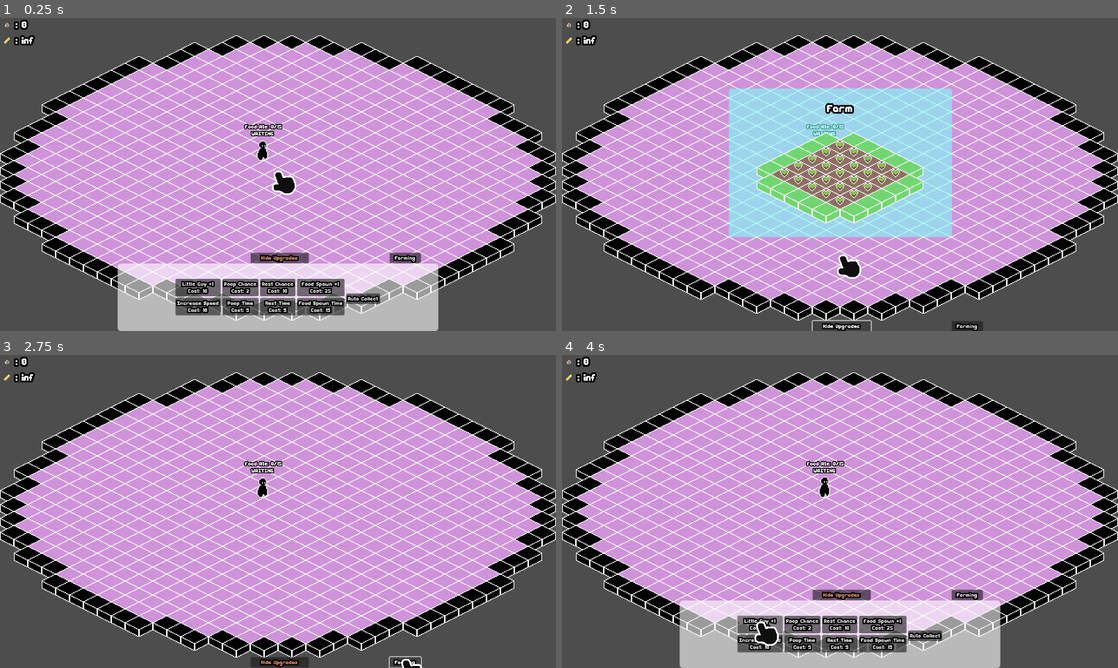
Above: before the commit, frames 1-4 (two rows, left to right).
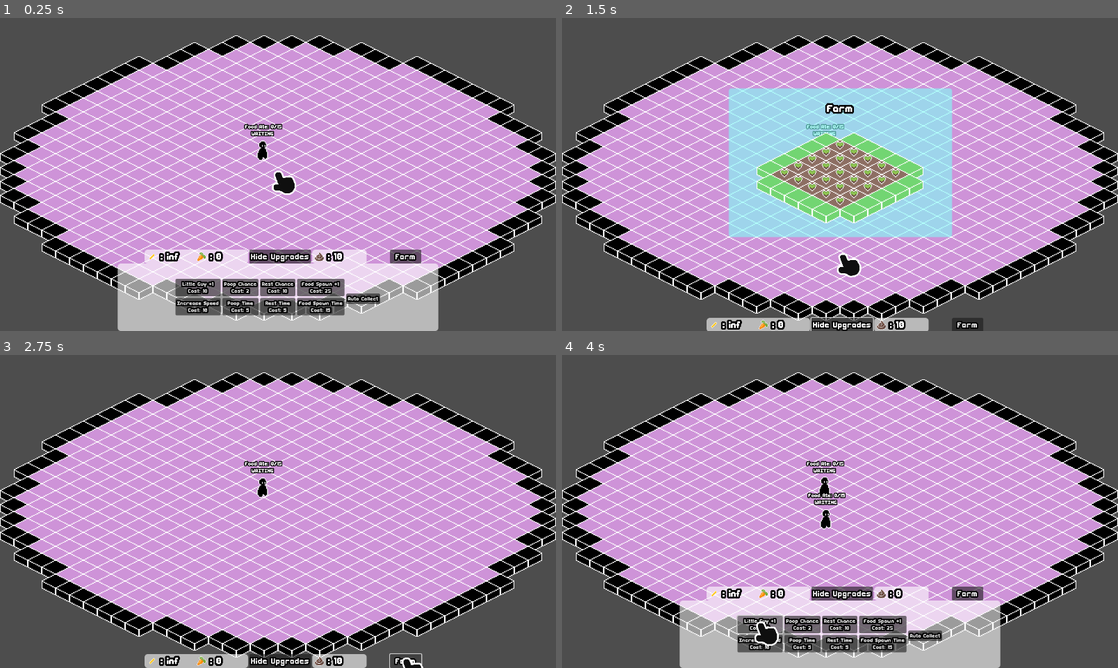
Above: after the commit, the same moments.

Repository: FennecKii/gdtv-jam-2025
Game: Godot game, scene res://main.tscn
The game is run twice, just before and just after one commit, with the same random seed, the same clock (stepped at 60 frames per second) and the same inputs. The project has no main scene, so this scene is started directly.
Inputs:
- Up to frame 1 (0.25 s): no input
- Up to frame 2 (1.5 s): click "Farming" (after the commit: "Farm") at 0.5 s; click "Hide Upgrades" at 1.25 s
- Up to frame 3 (2.75 s): click "Farming" (after the commit: "Farm") at 2 s
- Up to frame 4 (4 s): click "Hide Upgrades" at 2.75 s; click "Little Guy +1 Cost: 10" at 3.5 s

The runs differ from the first frame. In frame 1, 1.9% of the frame differs, in the area x 0-76%, y 0-79%; in frame 2, 1.9%; in frame 3, 1.9%; in frame 4, 2.2%.

Commit message:
carrot item implementation

Diff:
--- /dev/null
+++ b/crop/carrot/carrot.gd
@@ -0,0 +1,45 @@
+extends Node2D
+
+@export var tile_coord: Vector2i
+@export var grabbed: bool = false
+@export var detectable: bool = false
+
+var can_pickup: bool = false
+
+@onready var mouse_detection: CollisionShape2D = $"Mouse Detection/Mouse Detection"
+@onready var mouse_detection_area: Area2D = $"Mouse Detection"
+@onready var little_guy_detection: CollisionShape2D = $"Little Guy Detection/Little Guy Detection"
+
+
+func _ready() -> void:
+	add_to_group("carrot")
+	if detectable:
+		add_to_group("food")
+		Global.play_squash_stretch(self)
+
+
+func _process(delta: float) -> void:
+	if can_pickup and Input.is_action_just_pressed("Click"):
+		Global.common_carrot_amount += 1
+		queue_free()
+
+	if detectable:
+		little_guy_detection.disabled = false
+	elif not detectable:
+		little_guy_detection.disabled = true
+
+	if detectable:
+		add_to_group("food")
+
+func _on_mouse_detection_mouse_entered() -> void:
+	can_pickup = true
+
+
+func _on_mouse_detection_mouse_exited() -> void:
+	can_pickup = false
+
+
+func _on_little_guy_detection_body_entered(body: Node2D) -> void:
+	if body.is_in_group("little guy"):
+		SignalBus.food_collected.emit(body, tile_coord)
+		queue_free()
--- a/crop/carrot/carrot.tscn
+++ b/crop/carrot/carrot.tscn
@@ -1,9 +1,108 @@
-[gd_scene load_steps=2 format=3 uid="uid://dxuvwm640hqpj"]
+[gd_scene load_steps=8 format=3 uid="uid://dxuvwm640hqpj"]
 
+[ext_resource type="Script" uid="uid://cuf1b04x6xvmh" path="res://crop/carrot/carrot.gd" id="1_g2xw8"]
 [ext_resource type="Texture2D" uid="uid://bix8rbl7s0jru" path="res://crop/carrot/Common Carrot.png" id="1_wxtyv"]
 
+[sub_resource type="Animation" id="Animation_g2xw8"]
+resource_name = "idle"
+length = 0.857157
+loop_mode = 1
+step = 0.142857
+tracks/0/type = "value"
+tracks/0/imported = false
+tracks/0/enabled = true
+tracks/0/path = NodePath("Sprite2D:texture")
+tracks/0/interp = 1
+tracks/0/loop_wrap = true
+tracks/0/keys = {
+"times": PackedFloat32Array(0),
+"transitions": PackedFloat32Array(1),
+"update": 1,
+"values": [ExtResource("1_wxtyv")]
+}
+tracks/1/type = "value"
+tracks/1/imported = false
+tracks/1/enabled = true
+tracks/1/path = NodePath("Sprite2D:position")
+tracks/1/interp = 2
+tracks/1/loop_wrap = true
+tracks/1/keys = {
+"times": PackedFloat32Array(0, 0.142857, 0.285714, 0.428571, 0.571429, 0.714286, 0.857143),
+"transitions": PackedFloat32Array(1, 1, 1, 1, 1, 1, 1),
+"update": 0,
+"values": [Vector2(0, 0), Vector2(0, -2), Vector2(0, -5.5), Vector2(0, -7), Vector2(0, -5.5), Vector2(0, -2), Vector2(0, 0)]
+}
+
+[sub_resource type="Animation" id="Animation_dosg1"]
+length = 0.001
+tracks/0/type = "value"
+tracks/0/imported = false
+tracks/0/enabled = true
+tracks/0/path = NodePath("Sprite2D:texture")
+tracks/0/interp = 1
+tracks/0/loop_wrap = true
+tracks/0/keys = {
+"times": PackedFloat32Array(0),
+"transitions": PackedFloat32Array(1),
+"update": 1,
+"values": [ExtResource("1_wxtyv")]
+}
+tracks/1/type = "value"
+tracks/1/imported = false
+tracks/1/enabled = true
+tracks/1/path = NodePath("Sprite2D:position")
+tracks/1/interp = 1
+tracks/1/loop_wrap = true
+tracks/1/keys = {
+"times": PackedFloat32Array(0),
+"transitions": PackedFloat32Array(1),
+"update": 0,
+"values": [Vector2(0, 0)]
+}
+
+[sub_resource type="AnimationLibrary" id="AnimationLibrary_dosg1"]
+_data = {
+&"RESET": SubResource("Animation_dosg1"),
+&"idle": SubResource("Animation_g2xw8")
+}
+
+[sub_resource type="CircleShape2D" id="CircleShape2D_g2xw8"]
+
+[sub_resource type="CircleShape2D" id="CircleShape2D_dosg1"]
+radius = 11.6585
+
 [node name="Carrot" type="Node2D"]
+z_index = 1
 y_sort_enabled = true
+script = ExtResource("1_g2xw8")
 
 [node name="Sprite2D" type="Sprite2D" parent="."]
 texture = ExtResource("1_wxtyv")
+offset = Vector2(0, -7)
+
+[node name="AnimationPlayer" type="AnimationPlayer" parent="."]
+libraries = {
+&"": SubResource("AnimationLibrary_dosg1")
+}
+autoplay = "idle"
+
+[node name="Mouse Detection" type="Area2D" parent="."]
+collision_layer = 4
+collision_mask = 32768
+
+[node name="Mouse Detection" type="CollisionShape2D" parent="Mouse Detection"]
+position = Vector2(0, -4)
+scale = Vector2(1.11374, 0.780665)
+shape = SubResource("CircleShape2D_g2xw8")
+
+[node name="Little Guy Detection" type="Area2D" parent="."]
+collision_layer = 4
+
+[node name="Little Guy Detection" type="CollisionShape2D" parent="Little Guy Detection"]
+position = Vector2(0, -4)
+scale = Vector2(0.660513, 0.525465)
+shape = SubResource("CircleShape2D_dosg1")
+
+[connection signal="mouse_entered" from="Mouse Detection" to="." method="_on_mouse_detection_mouse_entered"]
+[connection signal="mouse_exited" from="Mouse Detection" to="." method="_on_mouse_detection_mouse_exited"]
+[connection signal="body_entered" from="Little Guy Detection" to="." method="_on_little_guy_detection_body_entered"]
--- a/crop/carrot/carrot_tile.gd
+++ b/crop/carrot/carrot_tile.gd
@@ -1,27 +1,29 @@
 extends Sprite2D
 
-@export var growth_time: float = 10.0
+
+@onready var poop_collision: CollisionShape2D = $"Poop Detection/Poop Collision"
+
+@export var growth_time: float = 8
 
 func _ready() -> void:
 	frame = 0
 
 
 func _grow_carrot() -> void:
-	await get_tree().create_timer(growth_time/4).timeout
+	await get_tree().create_timer(randf_range(growth_time/4 - 1, growth_time/4 +1)).timeout
 	frame += 1
 
 
 func _on_poop_detection_area_entered(area: Area2D) -> void:
-	if area.is_in_group("poop"):
-		print("woah")
 	if area == Global.poop_detection_area and area.is_in_group("poop"):
 		SignalBus.carrot_fertilized.emit(area)
+		poop_collision.disabled = true
 		for i in range(3):
 			await _grow_carrot()
-		await get_tree().create_timer(growth_time/4).timeout
+		await get_tree().create_timer(1).timeout
 		frame = 0
-		print("got carrot!")
-		# Spawn carrot item
+		SignalBus.spawn_carrot.emit(global_position)
+		poop_collision.disabled = false
 
 
 func _on_poop_detection_mouse_entered() -> void:
--- a/farm_land_minigame.gd
+++ b/farm_land_minigame.gd
@@ -1,13 +1,15 @@
 extends Node2D
-
 
 @export var carrot_crops_node: Node2D
 @export var dirt_tilemap_layer: TileMapLayer
+@export var y_sort_node: Node2D
+
 
 var dirt_tiles: Array[Vector2i]
 
 func _ready() -> void:
 	SignalBus.farm_pressed.connect(_on_farm_pressed)
+	SignalBus.spawn_carrot.connect(_on_spawn_carrot)
 	dirt_tiles = dirt_tilemap_layer.get_used_cells()
 	for tile in dirt_tiles:
 		var tile_position = dirt_tilemap_layer.to_global(dirt_tilemap_layer.map_to_local(tile))
@@ -18,7 +20,18 @@
 	var carrot_crop_instance: Node = Global.carrot_crop_scene.instantiate()
 	carrot_crop_instance.global_position = crop_position
 	carrot_crops_node.add_child(carrot_crop_instance)
+	Global.play_squash_stretch(carrot_crop_instance)
 
 
 func _on_farm_pressed() -> void:
 	visible = !visible
+
+
+func _on_spawn_carrot(spawn_position: Vector2) -> void:
+	_spawn_carrot(spawn_position)
+
+
+func _spawn_carrot(spawn_position) -> void:
+	var carrot_instance: Node = Global.carrot_scene.instantiate()
+	carrot_instance.global_position = spawn_position
+	y_sort_node.add_child(carrot_instance)
--- a/farm_land_minigame.tscn
+++ b/farm_land_minigame.tscn
@@ -4,11 +4,12 @@
 [ext_resource type="Script" uid="uid://cvbm2vbbr0v0w" path="res://farm_land_minigame.gd" id="1_ombsc"]
 [ext_resource type="Theme" uid="uid://fdpmfrapgg3p" path="res://resources/themes/game_theme.tres" id="2_bdh6n"]
 
-[node name="Farm Land Minigame" type="Node2D" node_paths=PackedStringArray("carrot_crops_node", "dirt_tilemap_layer")]
+[node name="Farm Land Minigame" type="Node2D" node_paths=PackedStringArray("carrot_crops_node", "dirt_tilemap_layer", "y_sort_node")]
 z_index = 1
 script = ExtResource("1_ombsc")
 carrot_crops_node = NodePath("Y-sort/Carrot Crops")
 dirt_tilemap_layer = NodePath("Y-sort/Dirt Layer")
+y_sort_node = NodePath("Y-sort")
 
 [node name="Panel" type="Panel" parent="."]
 self_modulate = Color(4.945, 13.641, 9.728, 1)
--- a/food/fry/fry.tscn
+++ b/food/fry/fry.tscn
@@ -67,7 +67,7 @@
 }
 
 [sub_resource type="CircleShape2D" id="CircleShape2D_b7sn1"]
-radius = 9.0
+radius = 7.0
 
 [node name="Fry" type="Node2D"]
 y_sort_enabled = true
--- a/globals/Global.gd
+++ b/globals/Global.gd
@@ -3,6 +3,7 @@
 @onready var littleguy_scene: PackedScene = preload("res://little guy/little_guy.tscn")
 @onready var poop_scene: PackedScene = preload("res://poop/poop.tscn")
 @onready var fry_scene: PackedScene = preload("res://food/fry/fry.tscn")
+@onready var carrot_scene: PackedScene = preload("res://crop/carrot/carrot.tscn")
 @onready var carrot_crop_scene: PackedScene = preload("res://crop/carrot/carrot_tile.tscn")
 
 
@@ -19,16 +20,19 @@
 var poop_detection_area: Area2D
 var food_group: Node2D
 
-var common_poops_collected: int = 0
+var common_poops_collected: int = 10
 var common_food_amount: float = INF
+var common_carrot_amount: int = 0
 
 # UI interaction
 var cursor_interacted: bool = false
 var cursor_grabbing: bool = false
 var cursor_common_poop_interacted: bool = false
 var cursor_common_food_interacted: bool = false
+var cursor_common_carrot_interacted: bool = false
 var common_poop_grabbed: bool = false
 var common_food_grabbed: bool = false
+var common_carrot_grabbed: bool = false
 
 #TODO implement all the buttons and buying
 
@@ -44,10 +48,13 @@
 var rest_time: float = 9					# Time it takes for little guy to rest when in rest state
 var rest_chance: float = 0.20				# Chance for little guy to take a rest when in collect state
 
-# Fry parameters
+# Food parameters
 var food_spawn_auto: bool = false		# If food gets auto spawned #TODO implement
 var food_spawn_time: float = 20.0		# Time it takes for food to spawn on the map
 var food_spawn_amount: int = 1			# Number of food that spawns
+var carrot_spawn_auto: bool = false		# If carrot gets auto spawned #TODO implement
+var carrot_spawn_time: float = 20.0		# Time it takes for carrot to spawn on the map #TODO implement
+var carrot_spawn_amount: int = 1		# Number of carrot that spawns #TODO implement
 
 func play_squash_stretch(object: Node):
 	var tween = create_tween()
--- a/globals/SignalBus.gd
+++ b/globals/SignalBus.gd
@@ -5,3 +5,4 @@
 signal add_little_guy
 signal farm_pressed
 signal carrot_fertilized(detection: Area2D)
+signal spawn_carrot(spawn_position: Vector2)
--- a/globals/components/spawner_component.gd
+++ b/globals/components/spawner_component.gd
@@ -48,6 +48,23 @@
 		food_group.add_child(food_instance)
 		tilemap_layer_ground.set_cell(spawn_coord, Global.tileset_soft_ground_source_id, Vector2i(randi_range(0, Global.tileset_soft_ground_atlas_size.x), randi_range(0, Global.tileset_soft_ground_atlas_size.y)))
 
+
+func spawn_carrot() -> void:
+	var spawn_coord: Vector2i = tilemap_coords.pick_random()
+	while food_pool.has(spawn_coord) == true:
+		spawn_coord = tilemap_coords.pick_random()
+	if food_pool.has(spawn_coord) == false and Global.common_carrot_amount > 0:
+		Global.common_carrot_amount -= 1
+		food_pool.append(spawn_coord)
+		var spawn_position: Vector2 = tilemap_layer_ground.to_global(tilemap_layer_ground.map_to_local(spawn_coord))
+		var food_instance: Node2D = Global.carrot_scene.instantiate()
+		food_instance.global_position = spawn_position
+		food_instance.tile_coord = spawn_coord
+		food_instance.detectable = true
+		food_group.add_child(food_instance)
+		tilemap_layer_ground.set_cell(spawn_coord, Global.tileset_soft_ground_source_id, Vector2i(randi_range(0, Global.tileset_soft_ground_atlas_size.x), randi_range(0, Global.tileset_soft_ground_atlas_size.y)))
+
+
 func spawn_littleguy() -> void:
 	var littleguy_instance: Node2D = Global.littleguy_scene.instantiate()
 	var rand_angle: float = randf_range(0, 2*PI)
--- a/little guy/little_guy.gd
+++ b/little guy/little_guy.gd
@@ -148,7 +148,7 @@
 		await get_tree().create_timer(Global.poop_time).timeout
 		pooping = false
 		if guaranteed_poop:
-			guaranteed_poops = food_pool % Global.littleguy_max_food_pool
+			guaranteed_poops = int(food_pool / Global.littleguy_max_food_pool)
 			for i in range(guaranteed_poops):
 				var poop_instance: Node = Global.poop_scene.instantiate()
 				poop_instance.global_position = global_position
--- a/project.godot
+++ b/project.godot
@@ -34,6 +34,7 @@
 food="For all the foods"
 poop="For all the poop"
 "little guy"=""
+carrot=""
 
 [gui]
 
--- a/region/test.gd
+++ b/region/test.gd
@@ -3,11 +3,14 @@
 @export var spawner_component: SpawnerComponent
 
 var food_spawned: bool = false
+var carrot_spawned: bool = false
 
 var common_poop_instance: Node
 var common_food_instance: Node
+var common_carrot_instance: Node
 
 @onready var food_timer: Timer = $"Food Timer"
+@onready var carrot_timer: Timer = $"Carrot Timer"
 @onready var food_group: Node2D = $"Y-Sort/Food Group"
 @onready var poop_group: Node2D = $"Y-Sort/Poop Group"
 
@@ -17,16 +20,25 @@
 	if not spawner_component:
 		assert(spawner_component, "%s not found." %spawner_component)
 	food_timer.wait_time = Global.food_spawn_time
+	carrot_timer.wait_time = Global.carrot_spawn_time
 	food_timer.start()
+	carrot_timer.start()
 	Global.food_group = food_group
 	Global.poop_group = poop_group
 	SignalBus.add_little_guy.connect(_on_add_little_guy)
 
 
 func _process(delta: float) -> void:
+	food_timer.wait_time = Global.food_spawn_time
+	carrot_timer.wait_time = Global.carrot_spawn_time
+
 	if Global.food_spawn_auto:
 		_process_food()
 		_update_timer()
+
+	if Global.carrot_spawn_auto:
+		_process_carrot()
+		_update_carrot_timer()
 
 	_grab_item()
 	_release_item()
@@ -34,7 +46,8 @@
 		common_poop_instance.global_position = lerp(common_poop_instance.global_position, get_global_mouse_position(), 17 * delta)
 	if Global.cursor_grabbing and Global.common_food_grabbed and common_food_instance:
 		common_food_instance.global_position = lerp(common_food_instance.global_position, get_global_mouse_position() + Vector2(0, 10), 17 * delta)
-
+	if Global.cursor_grabbing and Global.common_carrot_grabbed and common_carrot_instance:
+		common_carrot_instance.global_position = lerp(common_carrot_instance.global_position, get_global_mouse_position() + Vector2(0, 5), 17 * delta)
 
 func _process_food() -> void:
 	if food_spawned:
@@ -51,6 +64,23 @@
 		return
 	elif food_timer.is_stopped():
 		food_spawned = false
+
+
+func _process_carrot() -> void:
+	if carrot_spawned:
+		return
+	elif not carrot_spawned:
+		for carrot_count in range(Global.carrot_spawn_amount):
+			spawner_component.spawn_carrot()
+		carrot_spawned = true
+		carrot_timer.start()
+
+
+func _update_carrot_timer() -> void:
+	if not carrot_timer.is_stopped():
+		return
+	elif carrot_timer.is_stopped():
+		carrot_spawned = false
 
 
 func _grab_item() -> void:
@@ -70,6 +100,13 @@
 			common_food_instance.global_position = get_global_mouse_position()
 			common_food_instance.detectable = false
 			food_group.add_child(common_food_instance)
+		elif Global.cursor_common_carrot_interacted and Global.common_carrot_amount > 0:
+			Global.common_carrot_amount -= 1
+			Global.common_carrot_grabbed = true
+			common_carrot_instance = Global.carrot_scene.instantiate()
+			common_carrot_instance.global_position = get_global_mouse_position()
+			common_carrot_instance.detectable = false
+			food_group.add_child(common_carrot_instance)
 
 
 func _release_item() -> void:
@@ -91,6 +128,15 @@
 			if Global.cursor_common_food_interacted:
 				common_food_instance.queue_free()
 				Global.common_food_grabbed = false
+		if not Global.cursor_interacted and Global.common_carrot_grabbed and common_carrot_instance:
+			Global.play_squash_stretch(common_carrot_instance)
+			common_carrot_instance.detectable = true
+			Global.common_carrot_grabbed = false
+		elif Global.cursor_interacted and Global.common_carrot_grabbed:
+			if Global.cursor_common_carrot_interacted:
+				common_carrot_instance.queue_free()
+				Global.common_carrot_amount += 1
+				Global.common_carrot_grabbed = false
 		Global.cursor_grabbing = false
 
 
--- a/region/test.tscn
+++ b/region/test.tscn
@@ -14,6 +14,9 @@
 food_group = NodePath("../Y-Sort/Food Group")
 
 [node name="Food Timer" type="Timer" parent="."]
+one_shot = true
+
+[node name="Carrot Timer" type="Timer" parent="."]
 one_shot = true
 
 [node name="Y-Sort" type="Node2D" parent="."]
--- a/ui/HUD.tscn
+++ b/ui/HUD.tscn
@@ -2,12 +2,9 @@
 
 [ext_resource type="Script" uid="uid://dmqyymrsbdruw" path="res://ui/hud.gd" id="1_aaqae"]
 [ext_resource type="Theme" uid="uid://dudw4v7l7mn73" path="res://resources/themes/main_theme.tres" id="1_wxbmk"]
-[ext_resource type="Texture2D" uid="uid://la4u5ppsx3vl" path="res://poop/Poop-Sheet (Small).png" id="3_pom5v"]
+[ext_resource type="Texture2D" uid="uid://dgw24flarvgs6" path="res://poop/Poop.png" id="2_jd13s"]
 [ext_resource type="Texture2D" uid="uid://jp7205db1clh" path="res://food/fry/Fry.png" id="4_pfnlp"]
-
-[sub_resource type="AtlasTexture" id="AtlasTexture_3q2by"]
-atlas = ExtResource("3_pom5v")
-region = Rect2(0, 0, 32, 32)
+[ext_resource type="Texture2D" uid="uid://bix8rbl7s0jru" path="res://crop/carrot/Common Carrot.png" id="4_pom5v"]
 
 [node name="HUD Control" type="Control"]
 z_index = 1
@@ -20,34 +17,6 @@
 mouse_filter = 2
 theme = ExtResource("1_wxbmk")
 script = ExtResource("1_aaqae")
-
-[node name="VBoxContainer" type="VBoxContainer" parent="."]
-layout_mode = 0
-offset_right = 96.0
-offset_bottom = 68.0
-scale = Vector2(1, 0.996396)
-
-[node name="Poop" type="HBoxContainer" parent="VBoxContainer"]
-layout_mode = 2
-
-[node name="PoopTexture" type="TextureRect" parent="VBoxContainer/Poop"]
-layout_mode = 2
-texture = SubResource("AtlasTexture_3q2by")
-
-[node name="Poops" type="Label" parent="VBoxContainer/Poop"]
-layout_mode = 2
-text = "Common Poops"
-
-[node name="Food" type="HBoxContainer" parent="VBoxContainer"]
-layout_mode = 2
-
-[node name="FoodTexture" type="TextureRect" parent="VBoxContainer/Food"]
-layout_mode = 2
-texture = ExtResource("4_pfnlp")
-
-[node name="Foods" type="Label" parent="VBoxContainer/Food"]
-layout_mode = 2
-text = "Common Food"
 
 [node name="Panel" type="Panel" parent="."]
 self_modulate = Color(100, 100, 100, 1)
@@ -62,32 +31,82 @@
 grow_horizontal = 2
 grow_vertical = 0
 
-[node name="HBoxContainer" type="HBoxContainer" parent="Panel"]
+[node name="Panel2" type="Panel" parent="Panel"]
 layout_mode = 0
-offset_right = 40.0
-offset_bottom = 40.0
-
-[node name="HBoxContainer2" type="HBoxContainer" parent="Panel"]
+offset_left = 62.0
+offset_top = -32.0
+offset_right = 300.0
+
+[node name="HBoxContainer" type="HBoxContainer" parent="Panel/Panel2"]
 layout_mode = 0
-offset_right = 40.0
-offset_bottom = 40.0
+offset_left = 1.0
+offset_right = 193.0
+offset_bottom = 32.0
+
+[node name="Food" type="HBoxContainer" parent="Panel/Panel2/HBoxContainer"]
+custom_minimum_size = Vector2(110, 0)
+layout_mode = 2
+
+[node name="FoodTexture" type="TextureRect" parent="Panel/Panel2/HBoxContainer/Food"]
+layout_mode = 2
+texture = ExtResource("4_pfnlp")
+
+[node name="Foods" type="Label" parent="Panel/Panel2/HBoxContainer/Food"]
+unique_name_in_owner = true
+layout_mode = 2
+text = ": 0"
+
+[node name="Carrot" type="HBoxContainer" parent="Panel/Panel2/HBoxContainer"]
+custom_minimum_size = Vector2(110, 0)
+layout_mode = 2
+
+[node name="CarrotTexture" type="TextureRect" parent="Panel/Panel2/HBoxContainer/Carrot"]
+layout_mode = 2
+texture = ExtResource("4_pom5v")
+
+[node name="Carrot" type="Label" parent="Panel/Panel2/HBoxContainer/Carrot"]
+unique_name_in_owner = true
+layout_mode = 2
+text = ": 0"
+
+[node name="Panel" type="Panel" parent="Panel"]
+layout_mode = 2
+offset_left = 448.0
+offset_top = -32.0
+offset_right = 573.0
+
+[node name="HBoxContainer2" type="HBoxContainer" parent="Panel/Panel"]
+layout_mode = 0
+offset_right = 176.0
+offset_bottom = 32.0
+
+[node name="Poop" type="HBoxContainer" parent="Panel/Panel/HBoxContainer2"]
+layout_mode = 2
+
+[node name="PoopTexture" type="TextureRect" parent="Panel/Panel/HBoxContainer2/Poop"]
+layout_mode = 2
+texture = ExtResource("2_jd13s")
+
+[node name="Poops" type="Label" parent="Panel/Panel/HBoxContainer2/Poop"]
+unique_name_in_owner = true
+layout_mode = 2
+text = ": 0"
 
 [node name="Farm" type="Button" parent="Panel"]
 layout_mode = 2
-offset_left = 626.0
-offset_top = -25.0
-offset_right = 698.0
-offset_bottom = -1.0
-text = "Farming
+offset_left = 627.0
+offset_top = -32.0
+offset_right = 699.0
+theme_override_font_sizes/font_size = 24
+text = "Farm
 "
 
 [node name="Hide Upgrades" type="Button" parent="Panel"]
 layout_mode = 2
-offset_left = 306.0
-offset_top = -25.0
-offset_right = 440.0
-offset_bottom = -1.0
-theme_override_colors/font_color = Color(0.831955, 0.535952, 0.433528, 1)
+offset_left = 303.0
+offset_top = -32.0
+offset_right = 445.0
+theme_override_font_sizes/font_size = 24
 text = "Hide Upgrades"
 
 [node name="CenterContainer" type="CenterContainer" parent="Panel"]
@@ -169,14 +188,18 @@
 layout_mode = 2
 text = "Auto Collect"
 
-[connection signal="mouse_entered" from="VBoxContainer/Poop" to="." method="_on_mouse_interaction_entered"]
-[connection signal="mouse_entered" from="VBoxContainer/Poop" to="." method="_on_common_poop_mouse_entered"]
-[connection signal="mouse_exited" from="VBoxContainer/Poop" to="." method="_on_mouse_interaction_exited"]
-[connection signal="mouse_exited" from="VBoxContainer/Poop" to="." method="_on_common_poop_mouse_exited"]
-[connection signal="mouse_entered" from="VBoxContainer/Food" to="." method="_on_mouse_interaction_entered"]
-[connection signal="mouse_entered" from="VBoxContainer/Food" to="." method="_on_common_food_mouse_entered"]
-[connection signal="mouse_exited" from="VBoxContainer/Food" to="." method="_on_mouse_interaction_exited"]
-[connection signal="mouse_exited" from="VBoxContainer/Food" to="." method="_on_common_food_mouse_exited"]
+[connection signal="mouse_entered" from="Panel/Panel2/HBoxContainer/Food" to="." method="_on_mouse_interaction_entered"]
+[connection signal="mouse_entered" from="Panel/Panel2/HBoxContainer/Food" to="." method="_on_common_food_mouse_entered"]
+[connection signal="mouse_exited" from="Panel/Panel2/HBoxContainer/Food" to="." method="_on_mouse_interaction_exited"]
+[connection signal="mouse_exited" from="Panel/Panel2/HBoxContainer/Food" to="." method="_on_common_food_mouse_exited"]
+[connection signal="mouse_entered" from="Panel/Panel2/HBoxContainer/Carrot" to="." method="_on_mouse_interaction_entered"]
+[connection signal="mouse_entered" from="Panel/Panel2/HBoxContainer/Carrot" to="." method="_on_common_carrot_mouse_entered"]
+[connection signal="mouse_exited" from="Panel/Panel2/HBoxContainer/Carrot" to="." method="_on_mouse_interaction_exited"]
+[connection signal="mouse_exited" from="Panel/Panel2/HBoxContainer/Carrot" to="." method="_on_common_carrot_mouse_exited"]
+[connection signal="mouse_entered" from="Panel/Panel/HBoxContainer2/Poop" to="." method="_on_mouse_interaction_entered"]
+[connection signal="mouse_entered" from="Panel/Panel/HBoxContainer2/Poop" to="." method="_on_common_poop_mouse_entered"]
+[connection signal="mouse_exited" from="Panel/Panel/HBoxContainer2/Poop" to="." method="_on_mouse_interaction_exited"]
+[connection signal="mouse_exited" from="Panel/Panel/HBoxContainer2/Poop" to="." method="_on_common_poop_mouse_exited"]
 [connection signal="pressed" from="Panel/Farm" to="." method="_on_farm_pressed"]
 [connection signal="pressed" from="Panel/Hide Upgrades" to="." method="_on_hide_upgrades_pressed"]
 [connection signal="pressed" from="Panel/CenterContainer/GridContainer/VBoxContainer/Add Little Guy" to="." method="_on_add_little_guy_pressed"]
--- a/ui/hud.gd
+++ b/ui/hud.gd
@@ -1,7 +1,8 @@
 extends Control
 
-@onready var common_poops_label: Label = $VBoxContainer/Poop/Poops
-@onready var common_foods_label: Label = $VBoxContainer/Food/Foods
+@onready var common_poops_label: Label = %Poops
+@onready var common_foods_label: Label = %Foods
+@onready var common_carrots_label: Label = %Carrot
 @onready var upgrades_panel: Panel = $Panel
 @onready var upgrades_panel_down_position: Vector2 = Vector2(upgrades_panel.position.x, upgrades_panel.position.y + upgrades_panel.size.y)
 @onready var upgrades_panel_up_position: Vector2 = upgrades_panel.position
@@ -12,11 +13,13 @@
 	SignalBus.poop_collected.connect(_on_poop_connected)
 	common_foods_label.text = str(": %s" %Global.common_food_amount)
 	common_poops_label.text = str(": %s" %Global.common_poops_collected)
+	common_carrots_label.text = str(": %s" %Global.common_carrot_amount)
 
 
 func _process(delta: float) -> void:
 	common_foods_label.text = str(": %s" %Global.common_food_amount)
 	common_poops_label.text = str(": %s" %Global.common_poops_collected)
+	common_carrots_label.text = str(": %s" %Global.common_carrot_amount)
 
 
 func _on_poop_connected() -> void:
@@ -45,6 +48,14 @@
 
 func _on_common_food_mouse_exited() -> void:
 	Global.cursor_common_food_interacted = false
+
+
+func _on_common_carrot_mouse_entered() -> void:
+	Global.cursor_common_carrot_interacted = true
+
+
+func _on_common_carrot_mouse_exited() -> void:
+	Global.cursor_common_carrot_interacted = false
 
 
 func _on_add_little_guy_pressed() -> void:
Not shown, added: crop/carrot/carrot.gd.uid
